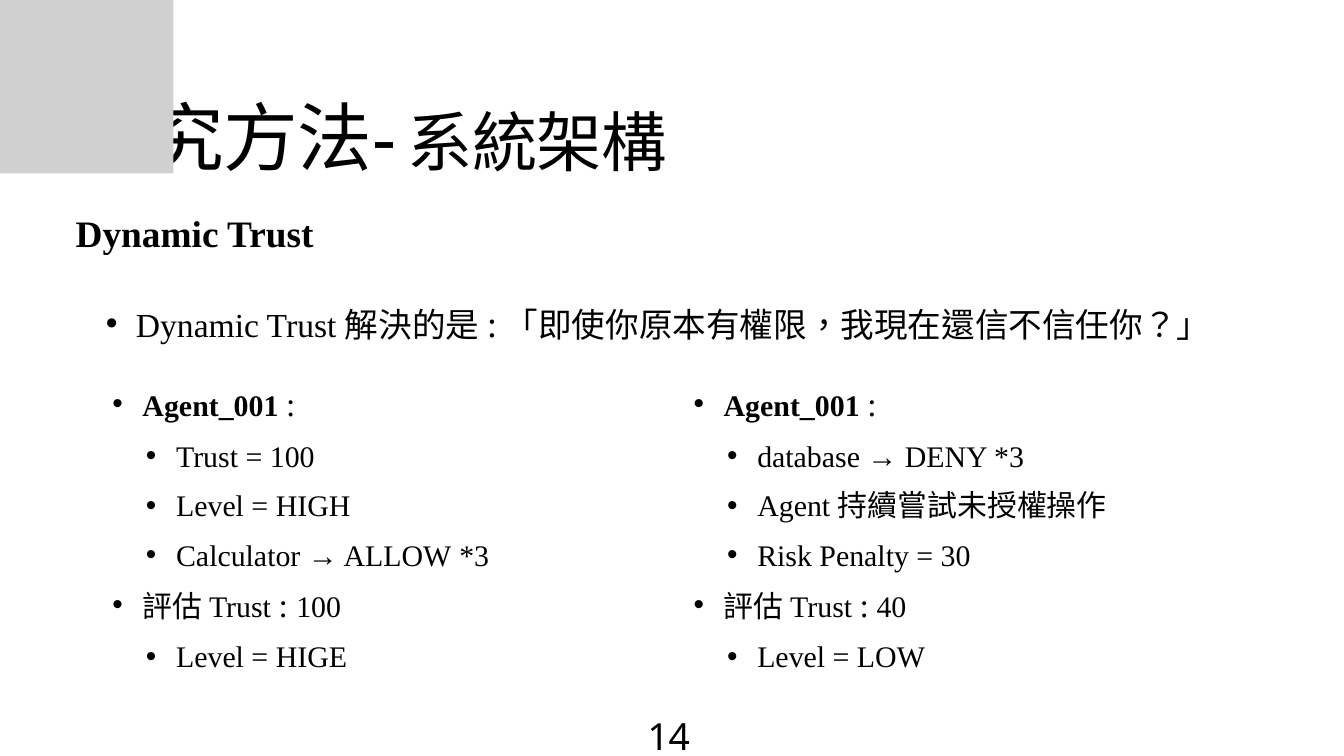
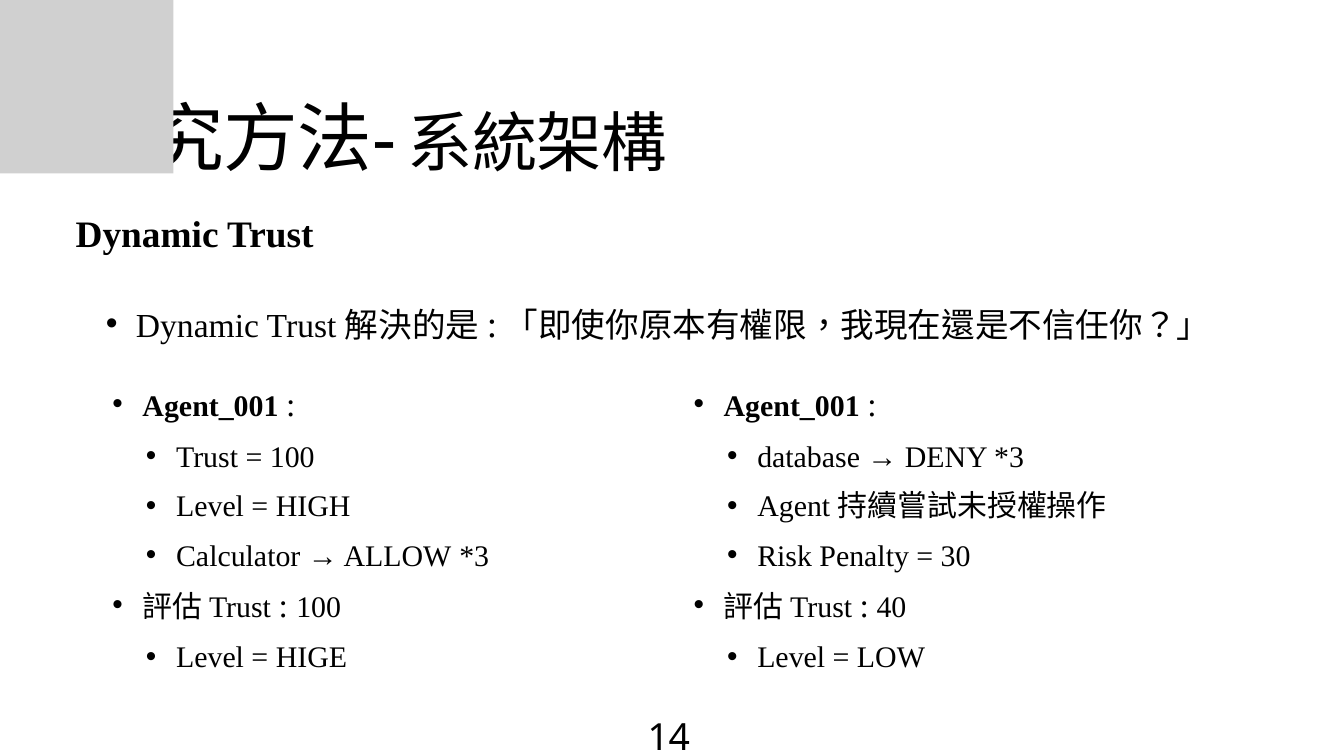
Before and after one commit to yu-cheng0822/projectnote, a slide deck: slide 15 of 專題進度報告.pptx. Drawn at 1344x756 pixels with LibreOffice and Linux fonts; fonts in the diff are those of the drawing; grey boxes stand for pictures; background and template pictures are left out. Boxes give left, top, right and bottom in pixels: in the first picture for what was removed or moved away, otherwise in the second. Text is boxed around its words. In the diff, an @@ line names an element or a change of style, - is before the commit and + after.

```diff
--- a/專題進度報告.pptx
+++ b/專題進度報告.pptx
@@ text at box(136, 308, 1211, 343): text changed @@
-  • Dynamic Trust 解決的是 : 「即使你原本有權限，我現在還信不信任你？」
+  • Dynamic Trust 解決的是 : 「即使你原本有權限，我現在還是不信任你？」
```
Also in this commit, not shown: 3 other slides changed.
